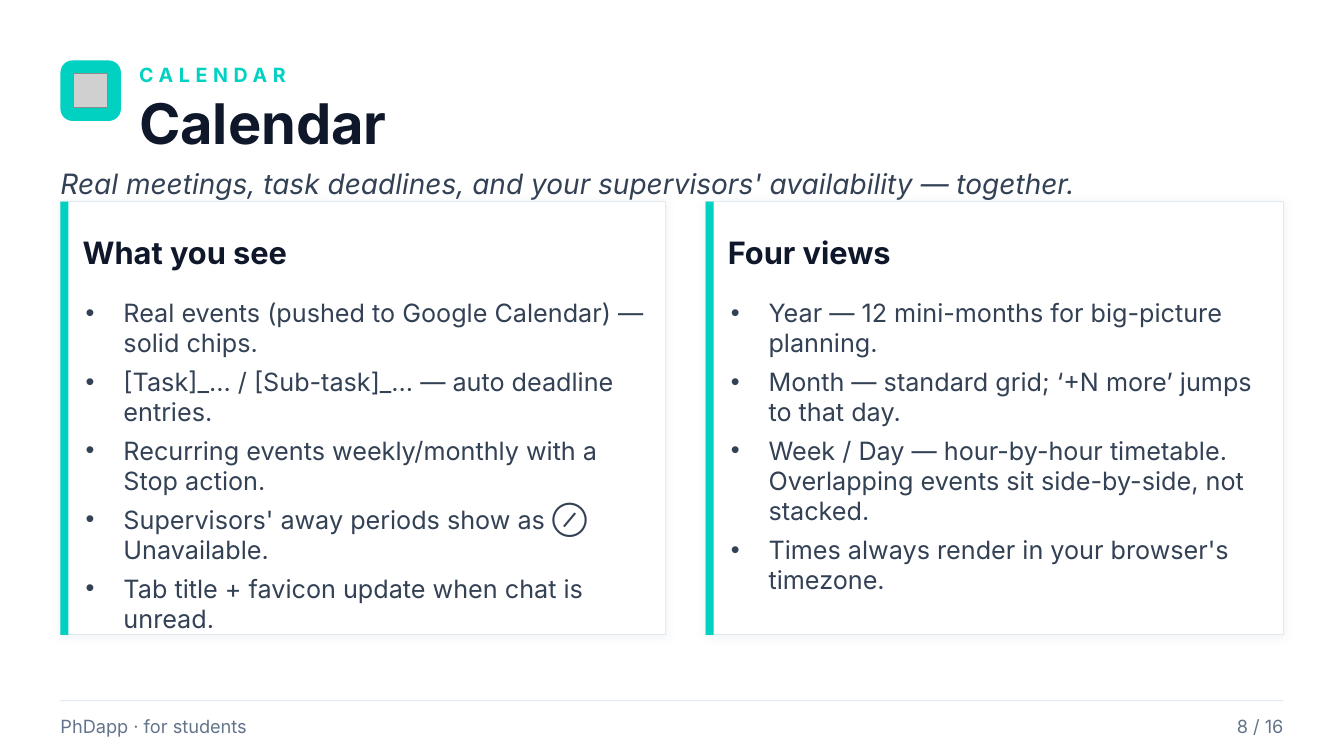
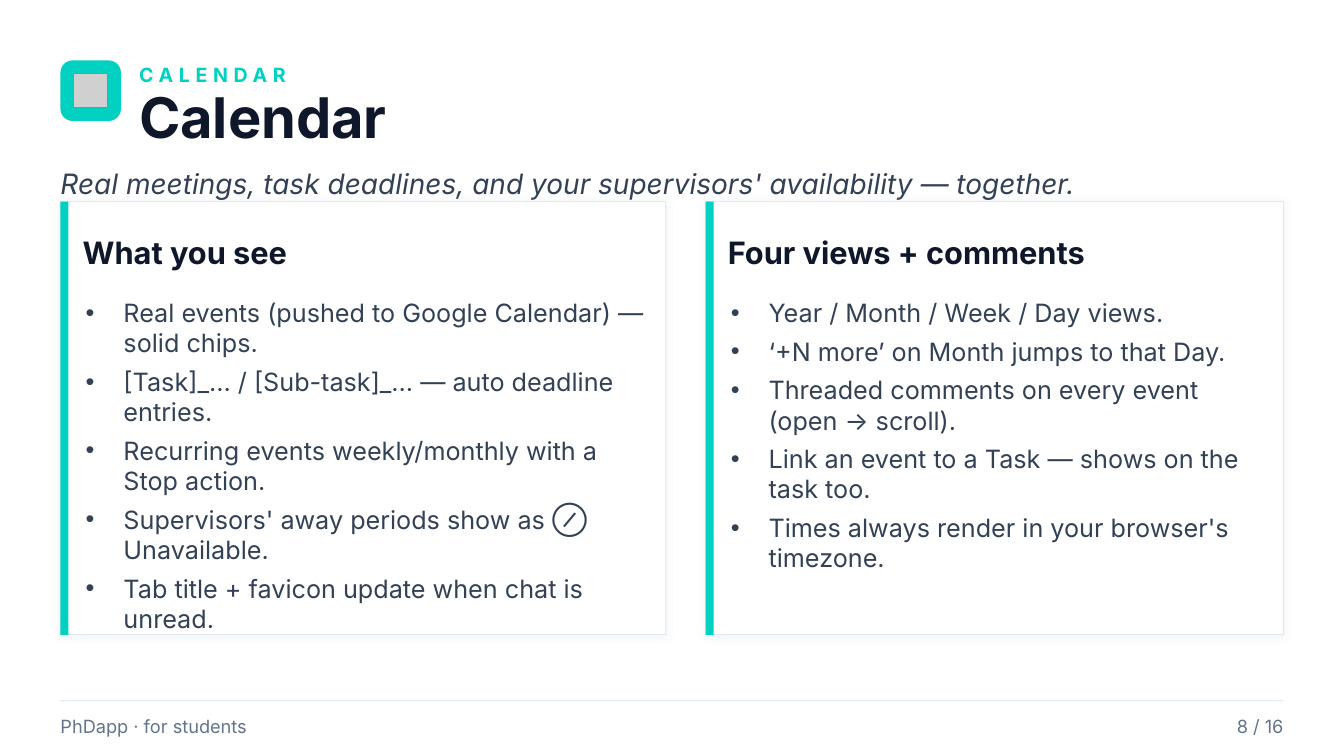
Before and after one commit to rafacastrocsic/phdapp, a slide deck: slide 8 of docs/PhDapp_Student_Overview.pptx. Drawn at 1344x756 pixels with LibreOffice and Linux fonts; fonts in the diff are those of the drawing; grey boxes stand for pictures. Boxes give left, top, right and bottom in pixels: in the first picture for what was removed or moved away, otherwise in the second. Text is boxed around its words. In the diff, an @@ line names an element or a change of style, - is before the commit and + after.

```diff
--- a/docs/PhDapp_Student_Overview.pptx
+++ b/docs/PhDapp_Student_Overview.pptx
@@ text "Calendar" at [139, 96, 387, 139]: vertical alignment middle to top @@
@@ text at [728, 240, 1085, 265]: text changed @@
-Four views
+Four views + comments
@@ text at [769, 303, 1239, 499]: text changed @@
-• Year — 12 mini-months for big-picture planning.
-• Month — standard grid; ‘+N more’ jumps to that day.
-• Week / Day — hour-by-hour timetable. Overlapping events sit side-by-side, not stacked.
+• Year / Month / Week / Day views.
+• ‘+N more’ on Month jumps to that Day.
+• Threaded comments on every event (open → scroll).
+• Link an event to a Task — shows on the task too.
```
Also in this commit, not shown: 14 other slides changed, 9 other files.
